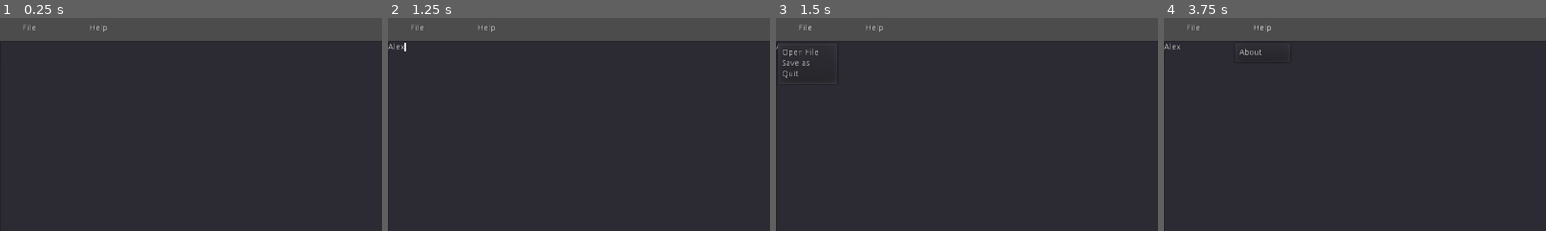
Above: before the commit, frames 1-4 (left to right).
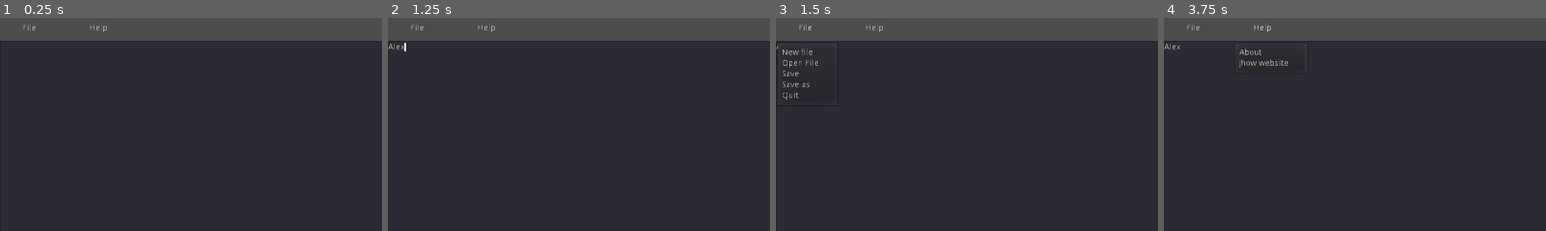
Above: after the commit, the same moments.

Repository: jonathan-santos/godot-text-editor
Game: Godot game, scene res://main.tscn
Two runs of this game, one before a commit and one after it. Both use one fixed random seed, a clock stepped at 60 frames per second and the inputs below.
Inputs (mouse positions are % of the whole screen's width and height, from its top left):
- Up to frame 1 (0.25 s): no input
- Up to frame 2 (1.25 s): click (50, 52) at 0.52 s; type "Alex" at 0.6 s
- Up to frame 3 (1.5 s): click "File" at 1.25 s
- Up to frame 4 (3.75 s): click "File" at 2 s; click "File" at 2.75 s; click "Help" at 3.5 s
The pictures show only the part of the screen within x 0-50%, y 0-50%; the shares and areas given below are measured in that part.

Frames 1-2 are identical in both runs. In frame 3, 0.5% of the frame differs, in the area x 1-11%, y 14-39%; in frame 4, 0.2%.

Commit message:
Added save current file functionality

Diff:
--- a/app.gd
+++ b/app.gd
@@ -1,4 +1,7 @@
 extends Control
+
+var app_name = "Text Editor"
+var current_file = "Untitled"
 
 onready var file_menu_popup = $FileMenu.get_popup()
 onready var help_menu_popup = $HelpMenu.get_popup()
@@ -7,25 +10,52 @@
 	file_menu_popup.connect("id_pressed", self, "_on_FileMenu_id_pressed")
 	help_menu_popup.connect("id_pressed", self, "_on_HelpMenu_id_pressed")
 
+	update_window_title()
+
+func update_window_title():
+	OS.set_window_title(app_name + " - " + current_file)
+
+func save_current_file():
+	if current_file == "Untitled":
+		$SaveAsFileDialog.popup()
+		return
+
+	var f = File.new()
+	f.open(current_file, 2)
+	f.store_string($TextEdit.text)
+	f.close()
+
 func _on_FileMenu_id_pressed(id):
 	if id == 0:
+		current_file = "Untitled"
+		update_window_title()
+		$TextEdit.text = ""
+	elif id == 1:
 		$OpenFileDialog.popup()
-	elif id == 1:
+	elif id == 2:
+		save_current_file()
+	elif id == 3:
 		$SaveAsFileDialog.popup()
-	elif id == 2:
+	elif id == 4:
 		get_tree().quit()
 
 func _on_HelpMenu_id_pressed(id):
 	if id == 0:
 		$AboutWindow.popup()
+	elif id == 1:
+		OS.shell_open("https://jhow.io")
 
 func _on_OpenFileDialog_file_selected(path):
+	current_file = path
+	update_window_title()
 	var f = File.new()
 	f.open(path, 1)
 	$TextEdit.text = f.get_as_text()
 	f.close()
 
 func _on_SaveAsFileDialog_file_selected(path):
+	current_file = path
+	update_window_title()
 	var f = File.new()
 	f.open(path, 2)
 	f.store_string($TextEdit.text)
--- a/main.tscn
+++ b/main.tscn
@@ -40,7 +40,7 @@
 margin_right = 99.0
 margin_bottom = 43.5796
 text = "File"
-items = [ "Open File", null, 0, false, false, 0, 0, null, "", false, "Save as", null, 0, false, false, 1, 0, null, "", false, "Quit", null, 0, false, false, 2, 0, null, "", false ]
+items = [ "New file", null, 0, false, false, 0, 0, null, "", false, "Open File", null, 0, false, false, 1, 0, null, "", false, "Save", null, 0, false, false, 2, 0, null, "", false, "Save as", null, 0, false, false, 3, 0, null, "", false, "Quit", null, 0, false, false, 4, 0, null, "", false ]
 switch_on_hover = true
 __meta__ = {
 "_edit_use_anchors_": false
@@ -52,7 +52,7 @@
 margin_right = 214.966
 margin_bottom = 44.2867
 text = "Help"
-items = [ "About", null, 0, false, false, 0, 0, null, "", false ]
+items = [ "About", null, 0, false, false, 0, 0, null, "", false, "Jhow website", null, 0, false, false, 1, 0, null, "", false ]
 switch_on_hover = true
 __meta__ = {
 "_edit_use_anchors_": false
